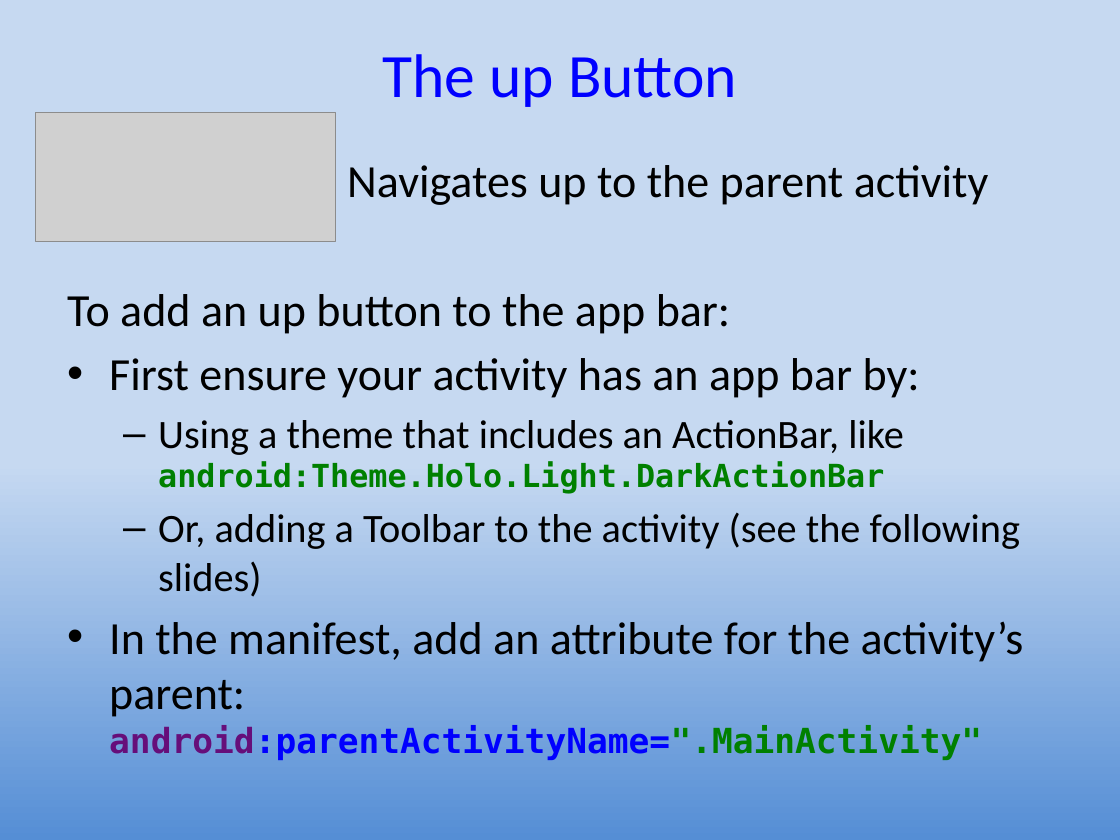
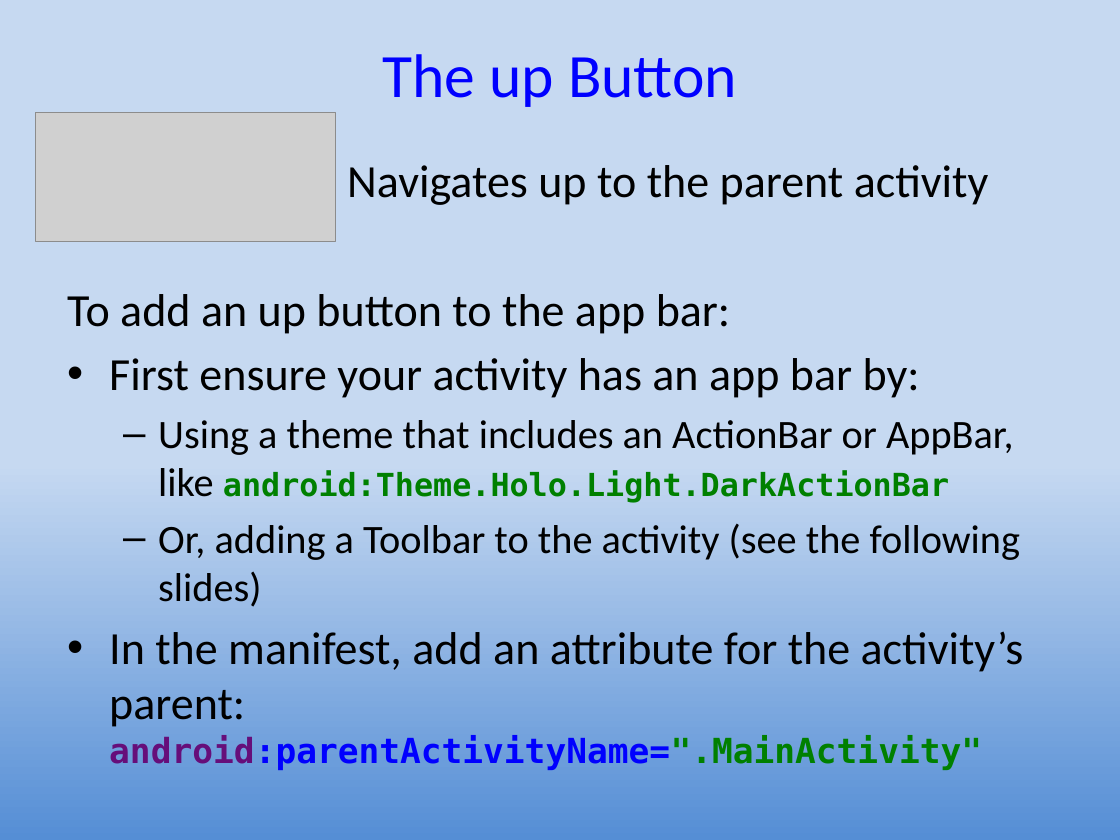
Before and after one commit to UO-CIS/CIS399Android-CourseMaterials, a slide deck: slide 17 of Notes and Slides/CIS399Wk2Day4-MultipleActivities.pptx. Drawn at 1120x840 pixels with LibreOffice and Linux fonts; fonts in the diff are those of the drawing; grey boxes stand for pictures. Boxes give left, top, right and bottom in pixels: in the first picture for what was removed or moved away, otherwise in the second. Text is boxed around its words. In the diff, an @@ line names an element or a change of style, - is before the commit and + after.

```diff
--- a/Notes and Slides/CIS399Wk2Day4-MultipleActivities.pptx
+++ b/Notes and Slides/CIS399Wk2Day4-MultipleActivities.pptx
@@ text at box(158, 420, 1014, 503): text changed @@
-  – Using a theme that includes an ActionBar, like android:Theme.Holo.Light.DarkActionBar
+  – Using a theme that includes an ActionBar or AppBar, like android:Theme.Holo.Light.DarkActionBar
```
Also in this commit, not shown: 3 other slides changed, 9 other files.
